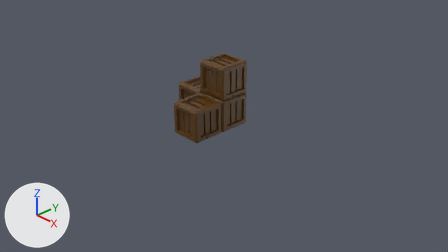
The Blender file 7_Dungeon/Crate.blend: old version first, new version second.
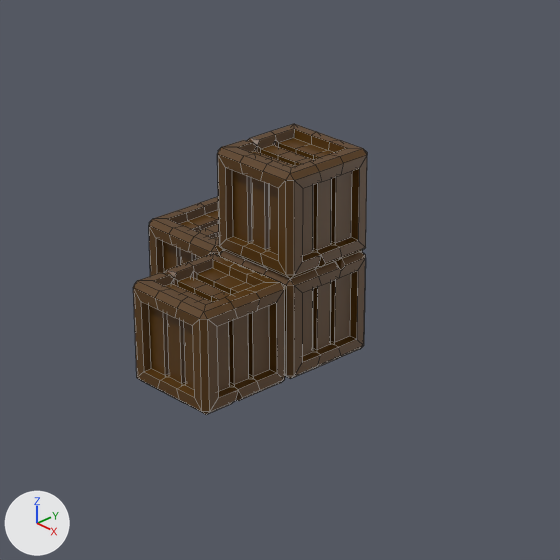
Old and new are each drawn from the file's camera 'Camera' and again close up on the part from 30% to 69% of the width and 6% to 75% of the height. Lighting does not change. The marker at lower left points along +X, +Y and +Z. The close-ups show mesh edges as thin lines.

In view in the first close-up: 'Crate 1', 'Crate 2', 'Crate 3', 'Crate 4'.
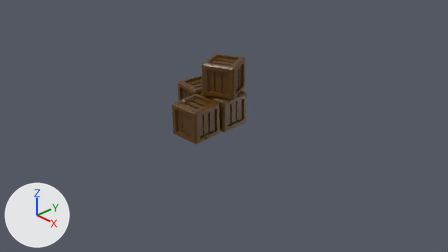
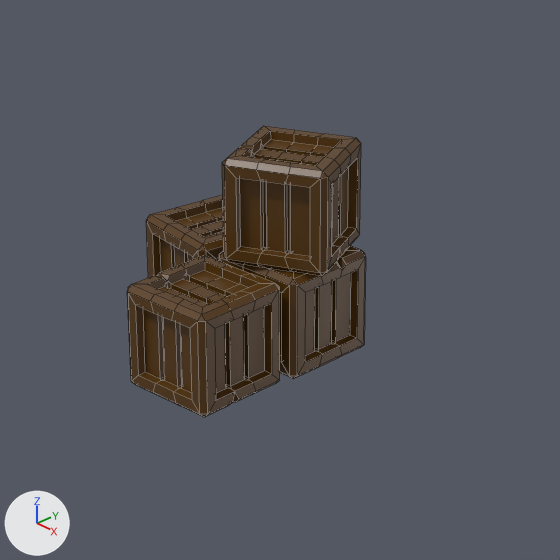
Boxes [x1, y1, x2, y2] around the edits, measured in the close-ups (560 x 560 px):
'Crate 2', moved, turned
    before: [133, 253, 285, 415]
    after: [127, 255, 280, 417]
'Crate 4', turned
    before: [217, 124, 367, 279]
    after: [222, 126, 361, 276]
'Crate 1', turned
    before: [219, 250, 366, 379]
    after: [219, 246, 366, 379]
'Crate 3', moved, turned
    before: [149, 197, 223, 276]
    after: [146, 195, 223, 277]

Diff of the bpy script that builds the scene:
```diff
--- a/7_Dungeon/Crate.blend.py
+++ b/7_Dungeon/Crate.blend.py
@@ ob_crate_1 @@
 ob_crate_1.location = (0.0, 0.0, 0.3)
+ob_crate_1.rotation_euler = (0.0, 0.0, 0.0416)  # degrees (0, 0, 2.4)
 ob_crate_1.scale = (0.3, 0.3, 0.3)
@@ ob_crate_3 @@
 ob_crate_3 = bpy.data.objects.new('Crate 3', me_cube)
-ob_crate_3.location = (-0.61, 0.0, 0.3)
-ob_crate_3.rotation_euler = (0.0, 0.0, 1.571)  # degrees (0, 0, 90)
+ob_crate_3.location = (-0.64, 0.0, 0.3)
+ob_crate_3.rotation_euler = (0.0, 0.0, 1.447)  # degrees (0, 0, 83)
 ob_crate_3.scale = (0.3, 0.3, 0.3)
@@ ob_crate_2 @@
 ob_crate_2 = bpy.data.objects.new('Crate 2', me_cube)
-ob_crate_2.location = (0.0, -0.61, 0.3)
-ob_crate_2.rotation_euler = (-3.142, 3.142, 0.0)  # degrees (-180, 180, 0)
+ob_crate_2.location = (0.0, -0.65, 0.3)
+ob_crate_2.rotation_euler = (-3.142, 3.142, 0.0481)  # degrees (-180, 180, 2.8)
 ob_crate_2.scale = (0.3, 0.3, 0.3)
@@ ob_crate_4 @@
 ob_crate_4.location = (0.0, 0.0, 0.9)
-ob_crate_4.rotation_euler = (0.0, 0.0, 3.142)  # degrees (0, 0, 180)
+ob_crate_4.rotation_euler = (0.0, 0.0, 3.6)  # degrees (0, 0, 206)
 ob_crate_4.scale = (0.3, 0.3, 0.3)
```
